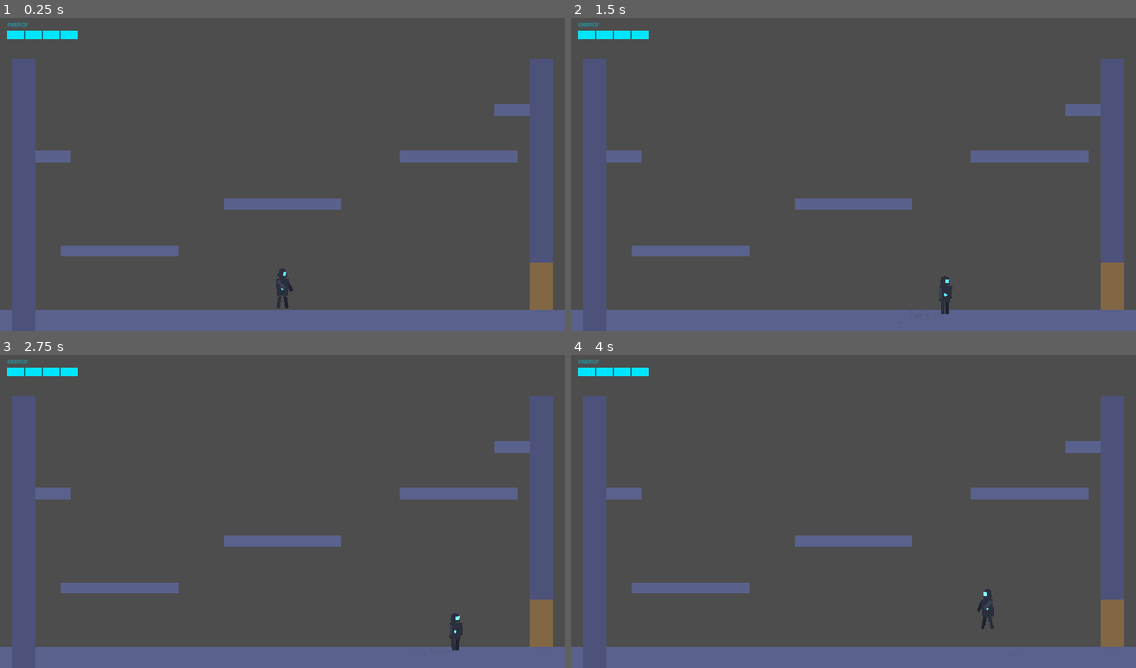
Above: before the commit, frames 1-4 (two rows, left to right).
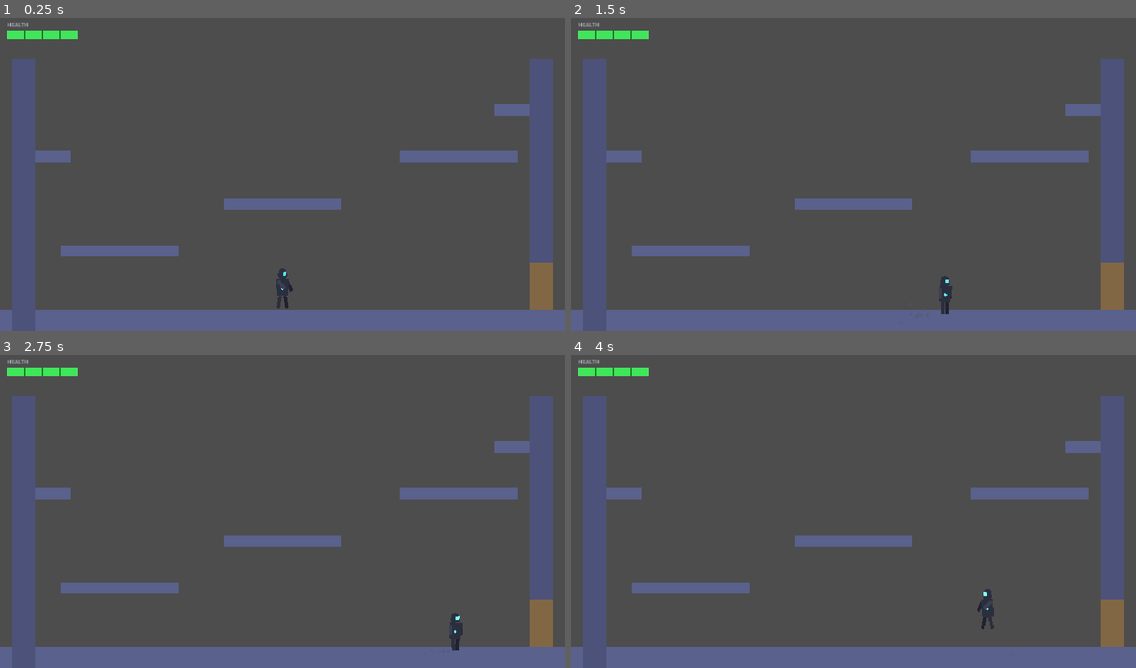
Above: after the commit, the same moments.

Repository: andy-augustine/godot-helloworld
Game: Godot game, scene res://World.tscn
The game is run twice, just before and just after one commit, with the same random seed, the same clock (stepped at 60 frames per second) and the same inputs.
Inputs (mouse positions are in pixels of both pictures, inside the frame that each line leads up to):
- Up to frame 1 (0.25 s): no input
- Up to frame 2 (1.5 s): tap Enter (ui_accept) at 0.5 s; move the mouse to (977, 155) at 0.52 s; hold D (move_right) 0.53-1.25 s; tap Shift at 0.6 s; click (977, 155) at 0.67 s; tap Space (jump) at 0.77 s; drag from (740, 187) to (1113, 287) at 1.27 s
- Up to frame 3 (2.75 s): tap Enter (ui_accept) at 2 s; move the mouse to (339, 439) at 2.02 s; hold D (move_right) from 2.03 s (still down); tap Shift at 2.1 s
- Up to frame 4 (4 s): release D (move_right) at 2.75 s; drag from (825, 574) to (684, 461) at 2.77 s; tap Enter (ui_accept) at 3.5 s; move the mouse to (1023, 558) at 3.52 s; hold A (move_left) from 3.53 s (still down); tap Shift at 3.6 s; tap Space (jump) at 3.77 s

The runs differ from the first frame. In frame 1, 0.4% of the frame differs, in the area x 1-14%, y 1-7%; in frame 2, 0.4%; in frame 3, 0.4%; in frame 4, 0.4%.

Commit message:
Phase 4: HUD/health — rename to HEALTH + green→yellow→red gradient
User-driven polish after playtest. Two changes:
- Label "ENERGY" → "HEALTH" (and shift the dim cyan font to a neutral
  off-white so it doesn't fight the new color gradient).
- Bar fill now interpolates green (full) → yellow (half) → red (low)
  via a two-segment lerp keyed at ratio 0.5, so the midpoint reads
  cleanly as yellow rather than as a muddy green-red blend.
- Damage flash retargeted from red toward white so the pulse still
  registers as a hit even when the bar is already red.

Bar size, placement, drain speed, flash decay, and i-frame rate are
left at the originally-tuned defaults — the user signed off on those.

Per plans/hud-health.md Phase 4.

Diff:
--- a/hud/HUD.tscn
+++ b/hud/HUD.tscn
@@ -23,10 +23,10 @@
 size_flags_horizontal = 0
 size_flags_vertical = 0
 
-[node name="EnergyLabel" type="Label" parent="Margin/VBox"]
+[node name="HealthLabel" type="Label" parent="Margin/VBox"]
 layout_mode = 2
-text = "ENERGY"
-theme_override_colors/font_color = Color(0, 0.9, 1, 0.6)
+text = "HEALTH"
+theme_override_colors/font_color = Color(0.85, 0.9, 0.95, 0.7)
 theme_override_font_sizes/font_size = 9
 
 [node name="HealthBar" type="Control" parent="Margin/VBox"]
--- a/hud/HealthBar.gd
+++ b/hud/HealthBar.gd
@@ -1,20 +1,26 @@
 extends Control
 
-# Segmented energy bar. Drawn via _draw() so we have full control over the
-# Metroid-style segment dividers, glow, and damage flash — a stock ProgressBar
-# would need theme overrides to match, and this is ~30 lines either way.
+# Segmented health bar. Drawn via _draw() so we have full control over the
+# Metroid-style segment dividers, color gradient, and damage flash — a stock
+# ProgressBar would need theme overrides to match, and this is ~40 lines either way.
 #
 # Driven by the parent HUD calling set_health(current, maximum) when the player
 # emits health_changed. The bar lerps toward `_current` so changes feel like a
-# drain rather than a snap, and pulses red briefly when damage lands.
+# drain rather than a snap, shifts color from green → yellow → red as health
+# drops, and pulses white briefly when damage lands.
 
 const SEG_GAP: float = 2.0       # px gap between segments
 const BAR_HEIGHT: float = 14.0
 const CORNER_RADIUS: float = 3.0
 
-const COLOR_FILL: Color = Color("00e5ff")       # cyan accent (matches player rig)
+# Bar color shifts with remaining health: green at full, yellow around half,
+# red as it approaches empty. Two-segment lerp keyed at ratio 0.5 so the
+# midpoint reads cleanly as yellow rather than a muddy green-red blend.
+const COLOR_HEALTH_HIGH: Color = Color(0.25, 0.9, 0.35)   # green
+const COLOR_HEALTH_MID: Color = Color(1.0, 0.85, 0.2)     # yellow
+const COLOR_HEALTH_LOW: Color = Color(1.0, 0.25, 0.25)    # red
 const COLOR_BG: Color = Color(0.05, 0.05, 0.1, 0.85)
-const COLOR_DAMAGE: Color = Color(1.0, 0.2, 0.2)
+const COLOR_DAMAGE_FLASH: Color = Color(1.0, 1.0, 1.0)    # white pulse — reads as a hit even when the bar is already red
 const COLOR_SEG_LINE: Color = Color(0.0, 0.0, 0.0, 0.5)
 
 var _current: float = 100.0
@@ -42,8 +48,14 @@
 	# Background
 	draw_rect(Rect2(0, 0, w, h), COLOR_BG)
 
-	# Fill (lerp toward damage color when flashing)
-	var fill_color: Color = COLOR_FILL.lerp(COLOR_DAMAGE, _damage_flash)
+	# Health-based color: green (full) → yellow (half) → red (low).
+	# Then white-pulse on top during the brief damage flash.
+	var base_color: Color
+	if fill_ratio >= 0.5:
+		base_color = COLOR_HEALTH_MID.lerp(COLOR_HEALTH_HIGH, (fill_ratio - 0.5) * 2.0)
+	else:
+		base_color = COLOR_HEALTH_LOW.lerp(COLOR_HEALTH_MID, fill_ratio * 2.0)
+	var fill_color: Color = base_color.lerp(COLOR_DAMAGE_FLASH, _damage_flash)
 	draw_rect(Rect2(0, 0, w * fill_ratio, h), fill_color)
 
 	# Segment dividers
